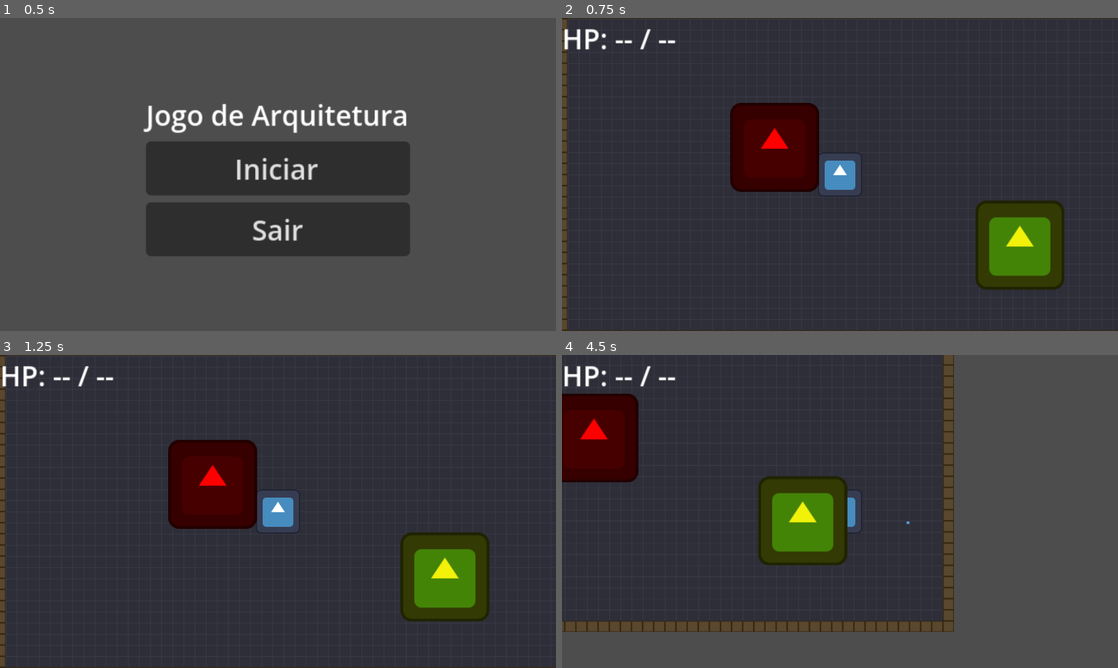
Above: before the commit, frames 1-4 (two rows, left to right).
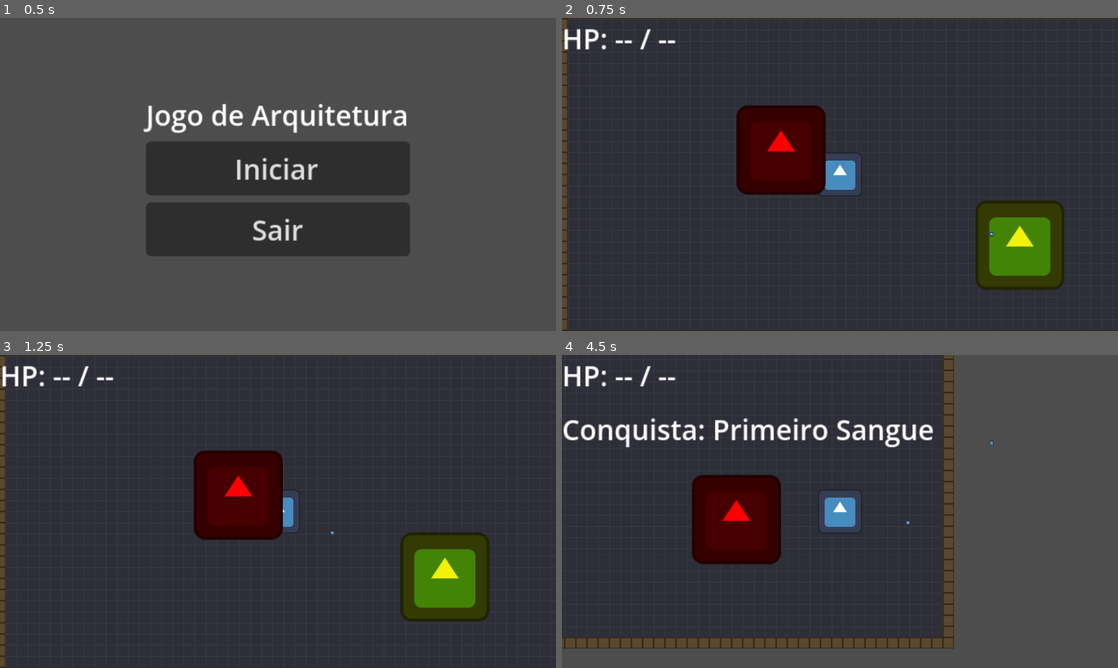
Above: after the commit, the same moments.

Repository: UnBArqDsw2026-1-Turma02/2026.1-T02_G1_MadDev_Entrega_03
Game: Godot game, scene res://scenes/ui/main_menu.tscn
The game is run twice, just before and just after one commit, with the same random seed, the same clock (stepped at 60 frames per second) and the same inputs. The engine's default icon, where the game draws it, is replaced by a stand-in: a white triangle on a blue panel in a dark square.
Inputs (mouse positions are in pixels of both pictures, inside the frame that each line leads up to):
- Up to frame 1 (0.5 s): no input
- Up to frame 2 (0.75 s): click "Iniciar" at 0.5 s
- Up to frame 3 (1.25 s): no input
- Up to frame 4 (4.5 s): tap Enter at 1.25 s; move the mouse to (962, 495) at 1.27 s; press the mouse at (962, 495) at 1.28 s; hold D (move_right) 1.28-2.03 s; move the mouse to (728, 527) at 2.02 s; release the mouse at (728, 527) at 2.03 s; hold S (move_down) 2.03-2.78 s; tap Space (dash) at 2.1 s; click (728, 527) at 2.3 s; move the mouse to (895, 442) at 2.77 s; press the mouse at (895, 442) at 2.78 s; hold D (move_right) 2.78-3.53 s; move the mouse to (812, 574) at 3.52 s; release the mouse at (812, 574) at 3.53 s; hold W (move_up) 3.53-4.28 s; tap 1 at 3.6 s; click (812, 574) at 3.8 s; move the mouse to (1006, 558) at 4.27 s; press the mouse at (1006, 558) at 4.28 s; hold A (move_left) from 4.28 s (still down); tap 2 at 4.35 s

Frame 1 is identical in both runs. In frame 2, 1.1% of the frame differs, in the area x 30-78%, y 27-70%; in frame 3, 4.0%; in frame 4, 20%, in the area x 0-78%, y 1-94%.

Commit message:
correcao pr template

Diff:
--- a/jogo/scenes/enemies/enemy_melee.tscn
+++ b/jogo/scenes/enemies/enemy_melee.tscn
@@ -1,6 +1,6 @@
 [gd_scene format=3 uid="uid://cmmcrvkfc24g7"]
 
-[ext_resource type="Script" uid="uid://dn252tmnihf8h" path="res://scenes/enemies/enemy_melee.gd" id="1_3xip1"]
+[ext_resource type="Script" uid="uid://byu1tkgylpvrm" path="res://scripts/enemies/enemy_melee.gd" id="1_3xip1"]
 [ext_resource type="Texture2D" uid="uid://bh6qb37fqp2vc" path="res://icon.svg" id="2_g4syg"]
 
 [sub_resource type="CircleShape2D" id="Shape_enemy"]
--- a/jogo/scenes/player/player.tscn
+++ b/jogo/scenes/player/player.tscn
@@ -4,8 +4,8 @@
 [ext_resource type="Texture2D" uid="uid://bh6qb37fqp2vc" path="res://icon.svg" id="2_icon"]
 
 [sub_resource type="CapsuleShape2D" id="Shape_player"]
-radius = 6.0
-height = 14.0
+radius = 31.0
+height = 62.0
 
 [node name="Player" type="CharacterBody2D" unique_id=1025323027]
 collision_mask = 2
--- a/jogo/scripts/enemies/basic_enemy_spawner.gd
+++ b/jogo/scripts/enemies/basic_enemy_spawner.gd
@@ -2,7 +2,7 @@
 class_name BasicEnemySpawner
 extends EnemySpawner
 
-const SCENE: PackedScene = preload("res://scenes/enemies/enemy.tscn")
+const SCENE: PackedScene = preload("res://scenes/enemies/enemy_melee.tscn")
 
 func _create_enemy() -> CharacterBody2D:
 	return SCENE.instantiate()
--- a/jogo/scripts/enemies/enemy_base.gd
+++ b/jogo/scripts/enemies/enemy_base.gd
@@ -21,6 +21,7 @@
 # Lifecycle
 # ---------------------------------------------------------------------------
 func _ready() -> void:
+	add_to_group("enemy")
 	current_health = max_health
 
 
@@ -55,10 +56,7 @@
 	velocity = _get_move_direction() * move_speed
 	move_and_slide()
 
-	# Ataque (Template Method) - Adicione isso!
 	attack_sequence()
-
-	# Atualiza cooldown
 	_update_cooldown(delta)
 
 
@@ -78,16 +76,10 @@
 
 ## Template Method - Define a sequência fixa do ataque
 func attack_sequence() -> void:
-	# Se está em cooldown, não ataca
 	if _attack_cooldown_remaining > 0:
-		print("  Em cooldown: ", _attack_cooldown_remaining)  # DEBUG
 		return
-
-	# Passo 1: Verifica se pode atacar
 	if not can_attack():
-		print("  cannot_attack retornou false")  # DEBUG
 		return
-
 	prepare_attack()
 	execute_attack()
 	cooldown()
@@ -107,11 +99,9 @@
 	pass
 
 
-## Executa o ataque (aplica dano ao jogador)
-## Sobrescreva em classes filhas para ataques específicos
+## Executa o ataque — deve ser sobrescrito em cada inimigo concreto
 func execute_attack() -> void:
-	# Padrão: ataque básico
-	_apply_damage_to_player(attack_damage)
+	pass
 
 
 ## Inicia o cooldown do ataque
@@ -121,19 +111,11 @@
 
 ## Aplica dano ao jogador (método auxiliar)
 func _apply_damage_to_player(damage_amount: int) -> void:
-	# Encontra o jogador na cena
 	var player = get_tree().get_first_node_in_group("player")
 	if player and player.has_method("take_damage"):
 		player.take_damage(damage_amount)
-		print(name, " atacou! Dano: ", damage_amount)
 
 
-## Atualiza o cooldown a cada frame
 func _update_cooldown(delta: float) -> void:
 	if _attack_cooldown_remaining > 0:
 		_attack_cooldown_remaining -= delta
-
-
-## Sobrescrever _process para atualizar cooldown
-func _process(delta: float) -> void:
-	_update_cooldown(delta)
--- a/jogo/scripts/enemies/enemy_melee.gd
+++ b/jogo/scripts/enemies/enemy_melee.gd
@@ -1,17 +1,40 @@
-## Inimigo corpo a corpo - ataque próximo
-extends "res://scripts/enemies/enemy_base.gd"
+class_name EnemyMelee
+extends EnemyBase
 
-## Sobrescreve a preparação do ataque
-func prepare_attack() -> void:
-	# Animação de preparação (se tiver)
-	print(name, " se prepara para atacar!")
-	# Tocar som de preparação
-	# AudioManager.play_sfx(preload("res://art/sounds/melee_prepare.wav"))
+@export var melee_range: float = 40.0
+
+var _player: Node2D = null
 
 
-## Sobrescreve a execução do ataque
+func _ready() -> void:
+	super._ready()
+	_player = get_tree().get_first_node_in_group("player") as Node2D
+
+
+## Strategy — persegue o jogador diretamente
+func _get_move_direction() -> Vector2:
+	if _player == null:
+		return Vector2.ZERO
+	return global_position.direction_to(_player.global_position)
+
+
+## Hook — só ataca quando o jogador está dentro do alcance corpo a corpo
+func can_attack() -> bool:
+	if _is_dead:
+		return false
+	if _player == null:
+		_player = get_tree().get_first_node_in_group("player") as Node2D
+	if _player == null:
+		return false
+	return global_position.distance_to(_player.global_position) <= melee_range
+
+
+## Hook — animação/som de preparação antes do golpe
+func prepare_attack() -> void:
+	print(name, " se prepara para atacar!")
+
+
+## Primitive — golpe corpo a corpo com dano aumentado
 func execute_attack() -> void:
 	print(name, " ATACOU COM A FORÇA BRUTA!")
-	_apply_damage_to_player(attack_damage)
-	# Efeito visual (opcional)
-	# Tocar som de impacto
+	_apply_damage_to_player(attack_damage * 2)
--- a/jogo/scripts/enemies/enemy_ranged.gd
+++ b/jogo/scripts/enemies/enemy_ranged.gd
@@ -1,26 +1,14 @@
-## Factory/Strategy Pattern — inimigo de longa distância.
-## Sobrescreve _get_move_direction() para manter distância do player (Strategy).
-## Dispara projéteis via Object Pool sem criar/destruir nós.
+## Strategy Pattern — mantém distância do player e dispara projéteis via Object Pool.
 class_name EnemyRanged
 extends EnemyBase
 
-# ---------------------------------------------------------------------------
-# Configuração exportada
-# ---------------------------------------------------------------------------
-@export var shoot_interval: float = 2.0
 @export var preferred_distance: float = 150.0
+@export var max_shoot_range: float = 300.0
 
-# ---------------------------------------------------------------------------
-# Estado interno
-# ---------------------------------------------------------------------------
-var _shoot_timer: float = 0.0
 var _player: Node2D = null
 var _pool: ProjectilePool = null
 
 
-# ---------------------------------------------------------------------------
-# Lifecycle
-# ---------------------------------------------------------------------------
 func _ready() -> void:
 	super._ready()
 	_player = get_tree().get_first_node_in_group("player") as Node2D
@@ -29,9 +17,7 @@
 		_pool = pools[0] as ProjectilePool
 
 
-# ---------------------------------------------------------------------------
-# Strategy — mantém distância preferida do player
-# ---------------------------------------------------------------------------
+## Strategy — mantém distância preferida do player
 func _get_move_direction() -> Vector2:
 	if _player == null:
 		return Vector2.ZERO
@@ -44,19 +30,22 @@
 	return Vector2.ZERO
 
 
-# ---------------------------------------------------------------------------
-# Disparo — acumula timer e dispara via pool
-# ---------------------------------------------------------------------------
-func _physics_process(delta: float) -> void:
+## Hook — só ataca se o pool está disponível e o player está no alcance
+func can_attack() -> bool:
 	if _is_dead:
-		return
-	_shoot_timer += delta
-	if _shoot_timer >= shoot_interval and _player != null and _pool != null:
-		_shoot_timer = 0.0
-		_shoot()
-	super._physics_process(delta)
+		return false
+	if _player == null:
+		_player = get_tree().get_first_node_in_group("player") as Node2D
+	if _pool == null:
+		var pools := get_tree().get_nodes_in_group("projectile_pool")
+		if pools.size() > 0:
+			_pool = pools[0] as ProjectilePool
+	if _player == null or _pool == null:
+		return false
+	return global_position.distance_to(_player.global_position) <= max_shoot_range
 
 
-func _shoot() -> void:
+## Primitive — dispara projétil via Object Pool
+func execute_attack() -> void:
 	var dir: Vector2 = global_position.direction_to(_player.global_position)
 	_pool.get_projectile(global_position, dir, self)
--- a/jogo/scripts/projectiles/projectile_base.gd
+++ b/jogo/scripts/projectiles/projectile_base.gd
@@ -72,6 +72,11 @@
 func apply_damage_to(target: Node) -> void:
 	if target == _shooter:
 		return
+	var shooter_is_enemy: bool = _shooter != null and _shooter.is_in_group("enemy")
+	if shooter_is_enemy and not target.is_in_group("player"):
+		return
+	if not shooter_is_enemy and not target.is_in_group("enemy"):
+		return
 	if target.has_method("take_damage"):
 		target.take_damage(damage)
 	# Não chamar disable() diretamente aqui: sinais de colisão rodam durante o
